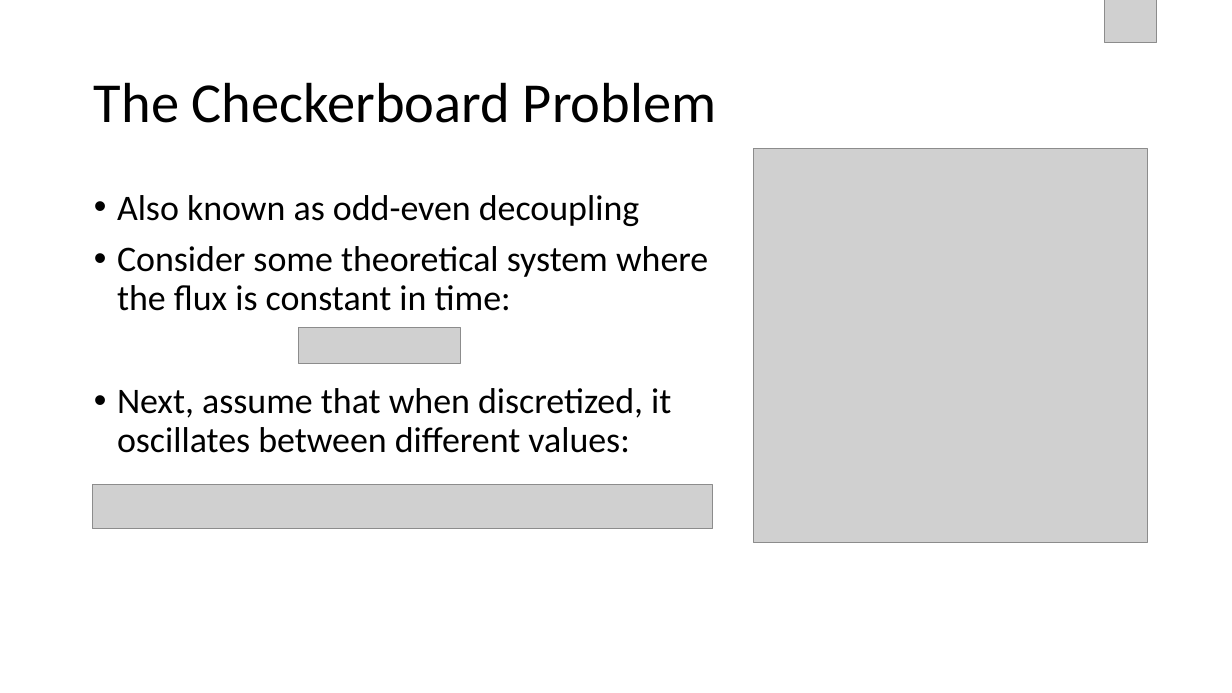
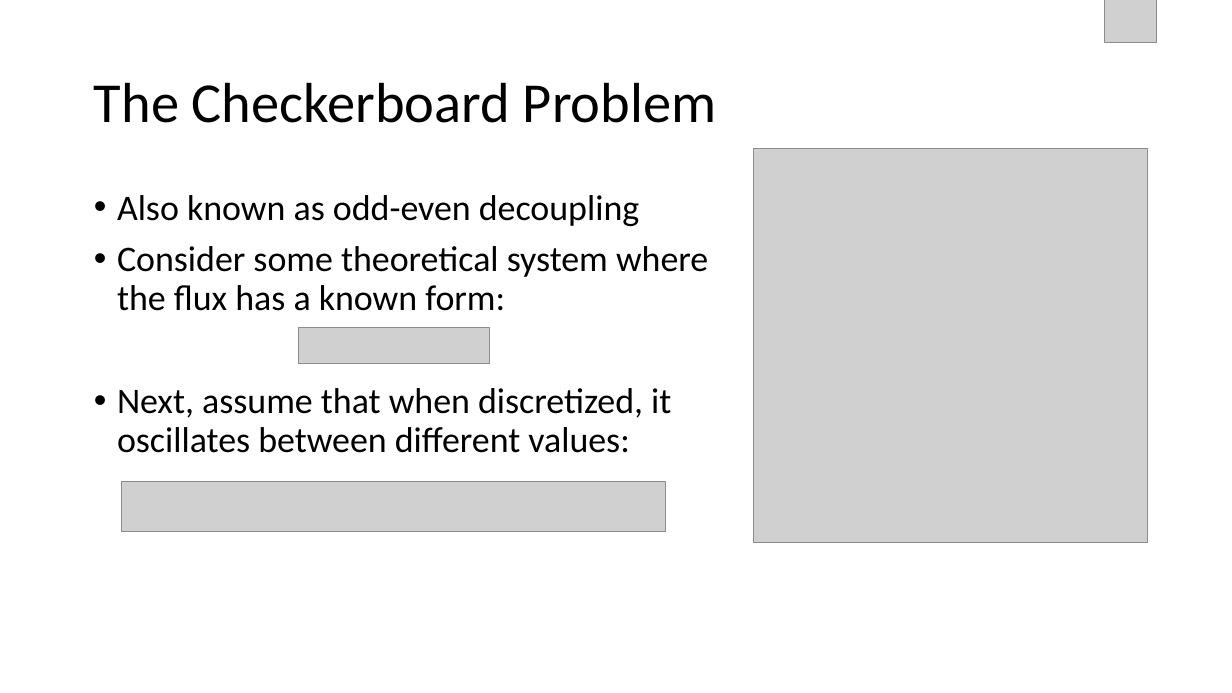
Before and after one commit to Tsintsuntsini/PHYS_581, a slide deck: slide 5 of Presentation3/Staggered Grids.pptx. Drawn at 1232x693 pixels with LibreOffice and Linux fonts; fonts in the diff are those of the drawing; grey boxes stand for pictures. Boxes give left, top, right and bottom in pixels: in the first picture for what was removed or moved away, otherwise in the second. Text is boxed around its words. In the diff, an @@ line names an element or a change of style, - is before the commit and + after.

```diff
--- a/Presentation3/Staggered Grids.pptx
+++ b/Presentation3/Staggered Grids.pptx
@@ text at [117, 246, 708, 311]: text changed @@
-• Consider some theoretical system where the flux is constant in time:
+• Consider some theoretical system where the flux has a known form:
@@ picture: place and size @@
-picture at [299, 328, 460, 363]
+picture at [299, 328, 489, 363]
@@ picture: place and size @@
-picture at [92, 485, 714, 529]
+picture at [122, 482, 666, 532]
```
Also in this commit, not shown: 1 other slide changed, 1 slide added.
